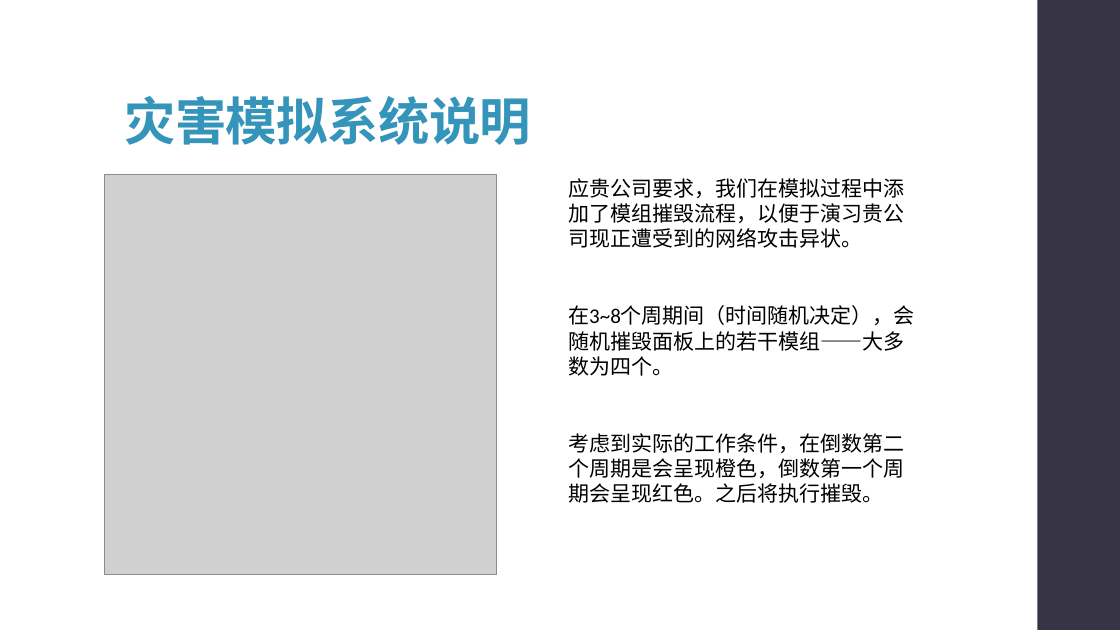
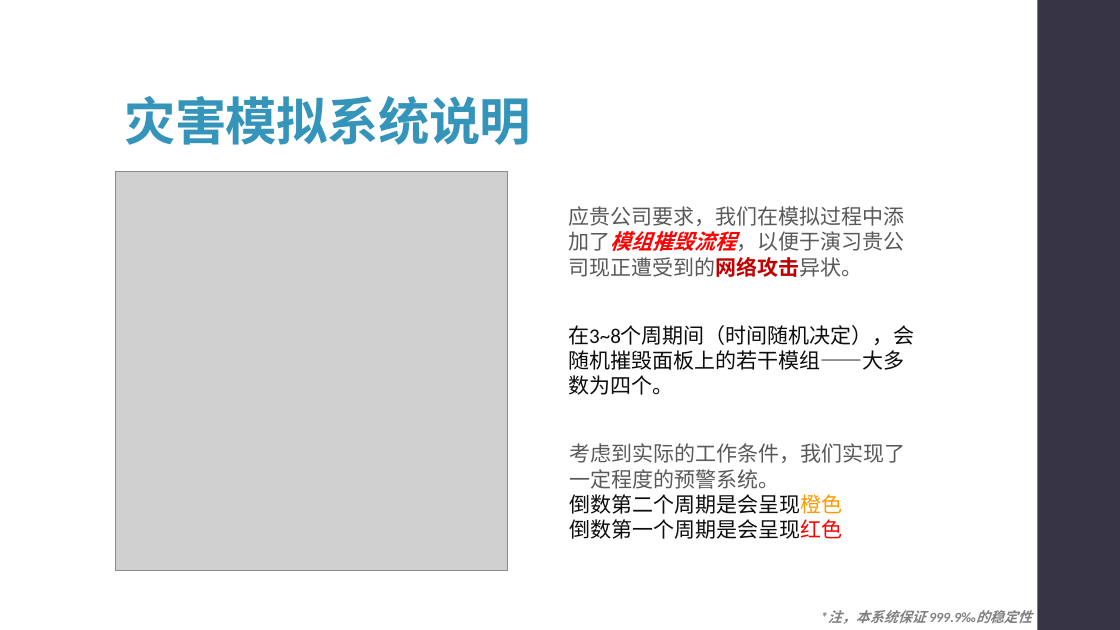
Before and after one commit to syx007/GamePlayGround, a slide deck: slide 10 of document/ROOT 操作指南.pptx. Drawn at 1120x630 pixels with LibreOffice and Linux fonts; fonts in the diff are those of the drawing; grey boxes stand for pictures. Boxes give left, top, right and bottom in pixels: in the first picture for what was removed or moved away, otherwise in the second. Text is boxed around its words. In the diff, an @@ line names an element or a change of style, - is before the commit and + after.

```diff
--- a/document/ROOT 操作指南.pptx
+++ b/document/ROOT 操作指南.pptx
@@ picture: place and size @@
-picture at (105, 175, 497, 574)
+picture at (116, 171, 507, 571)
@@ text "应贵公司要求，我们在模拟过程中添加了模组摧毁流程，以便于演习贵公司现正遭受到的网络攻击异状。": place and size @@
-text "应贵公司要求，我们在模拟过程中添加了模组摧毁流程，以便于演习贵公司现正遭受到的网络攻击异状。" at (568, 178, 904, 248)
+text "应贵公司要求，我们在模拟过程中添加了模组摧毁流程，以便于演习贵公司现正遭受到的网络攻击异状。" at (568, 206, 904, 277)
@@ text "应贵公司要求，我们在模拟过程中添加了模组摧毁流程，以便于演习贵公司现正遭受到的网络攻击异状。" at (568, 206, 904, 277): text colour #000000 to #595959, text colour #000000 to #FF0000, text colour #000000 to #C00000, bold on, italic on in "应贵公司要求，我们在模拟过程中添加了模组摧毁流程，以便于演习贵公司现正遭受到的网络攻击异状。" @@
@@ text "在3~8个周期间（时间随机决定），会随机摧毁面板上的若干模组——大多数为四个。": place and size @@
-text "在3~8个周期间（时间随机决定），会随机摧毁面板上的若干模组——大多数为四个。" at (568, 305, 915, 376)
+text "在3~8个周期间（时间随机决定），会随机摧毁面板上的若干模组——大多数为四个。" at (568, 325, 915, 395)
@@ text "在3~8个周期间（时间随机决定），会随机摧毁面板上的若干模组——大多数为四个。" at (568, 325, 915, 395): text colour #000000 to #0D0D0D @@
@@ text at (569, 443, 905, 539): text changed; text colour #000000 to #595959 @@
-考虑到实际的工作条件，在倒数第二个周期是会呈现橙色，倒数第一个周期会呈现红色。之后将执行摧毁。
+考虑到实际的工作条件，我们实现了一定程度的预警系统。
+倒数第二个周期是会呈现橙色
+倒数第一个周期是会呈现红色
@@ text added at (828, 610, 1032, 624), 12 pt, text #808080, bold, italic @@
+*注，本系统保证 999.9‰的稳定性
```
Also in this commit, not shown: 11 other slides changed, 3 slides added, 1 slide removed.
